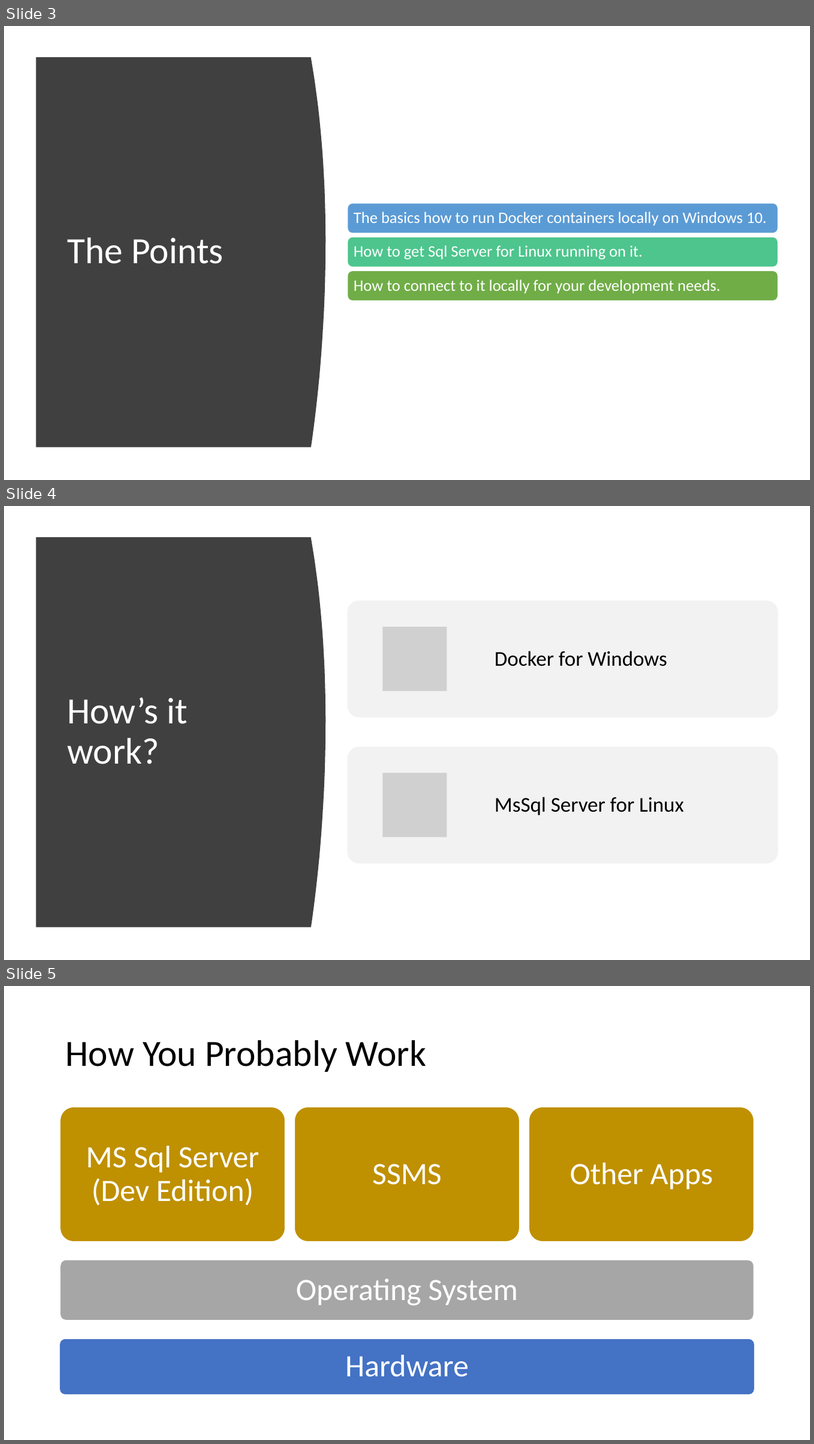
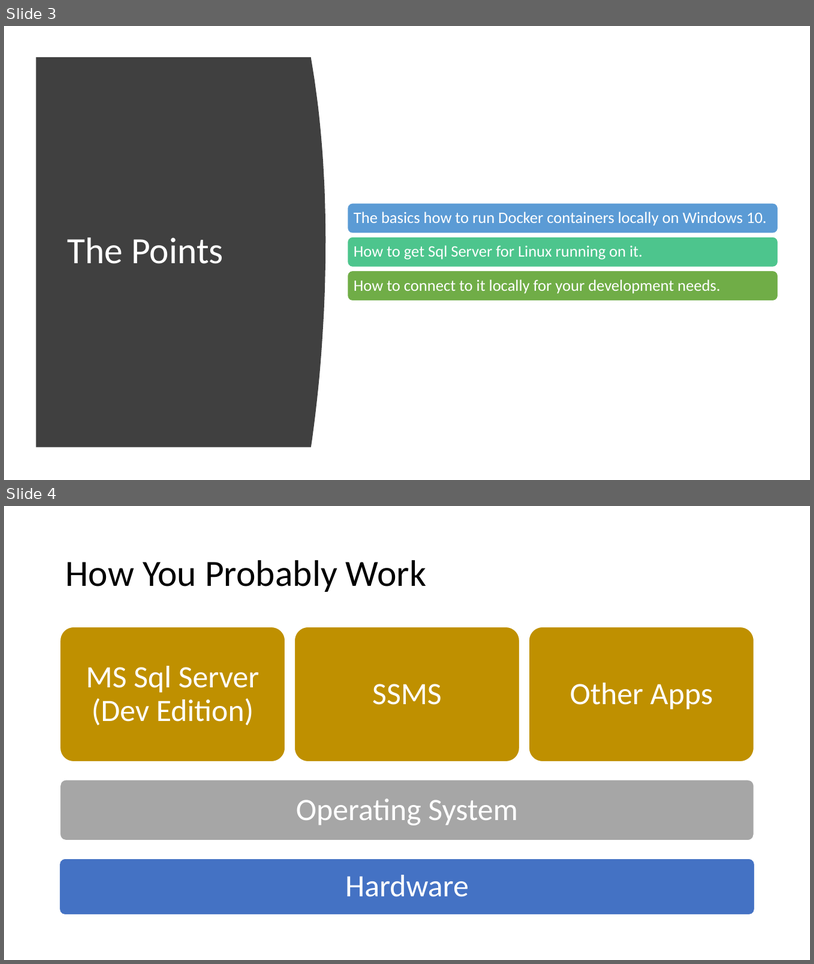
Before and after one commit to chlsmith/sql-on-docker, a slide deck: sql-on-docker.pptx. Shown one above the other, each under a label of ours: slides 3, 4 and 5 before the commit, slides 3 and 4 after it. The pictures are 814x1444 and 814x964 pixels, drawn with LibreOffice and Linux fonts; fonts in the diff are those of the drawing; grey boxes stand for pictures. Boxes give left, top, right and bottom in pixels: in the first picture for what was removed or moved away, otherwise in the second. Text is boxed around its words. In the diff, an @@ line names an element or a change of style, - is before the commit and + after.

```diff
--- a/sql-on-docker.pptx
+++ b/sql-on-docker.pptx
@@ slide 4 removed at [4,506,810,960], background #FFFFFF @@
@@ freeform shape removed at [36,537,326,927] @@
@@ title removed at [67,697,188,764] @@
-How’s it work?
@@ group removed at [348,600,779,863]: 2 rounded rectangles, 2 pictures, 2 texts @@
-Docker for Windows
-MsSql Server for Linux
@@ what was slide 5 is now slide 4 @@
```
Also in this commit, not shown: 5 slides changed, 1 slide added, 1 other slide removed.
